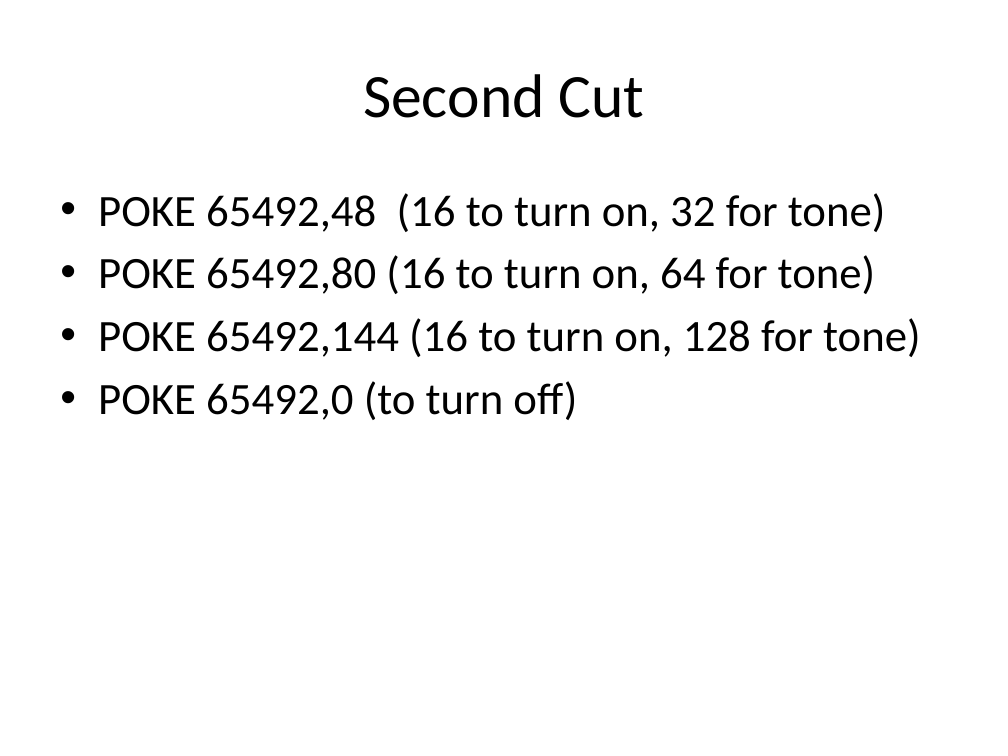
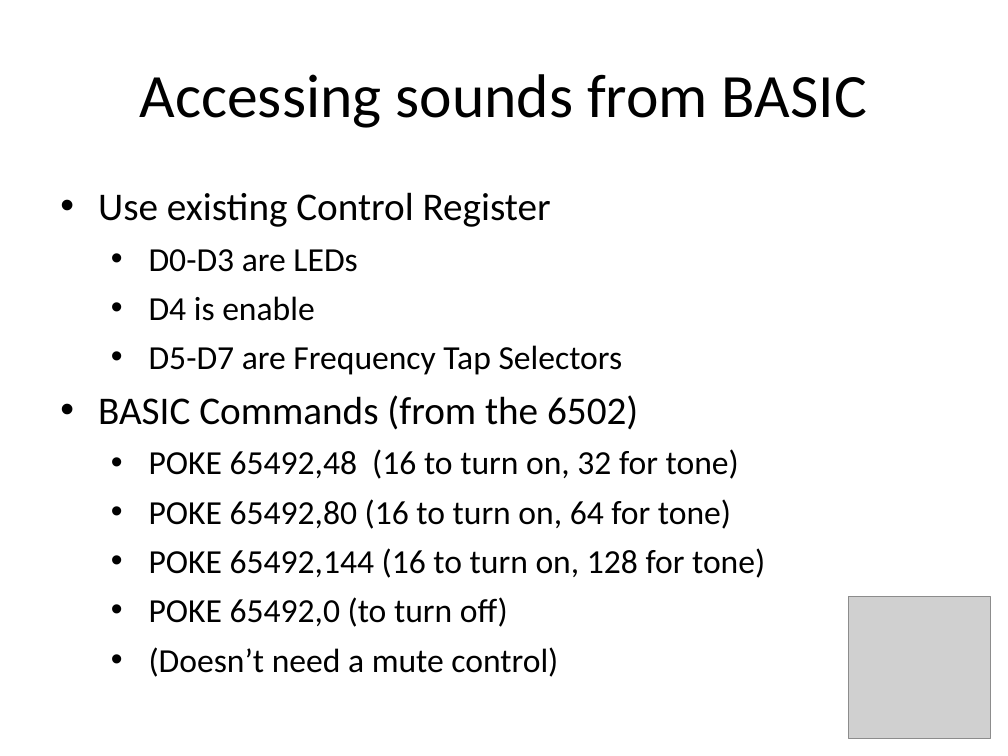
Before and after one commit to douggilliland/MultiComp, a slide deck: slide 21 of MultiComp (VHDL Template)/Components/SoundGen/Documentation/Sound Generator.pptx (slide 12 before the commit). Drawn at 1008x756 pixels with LibreOffice and Linux fonts; fonts in the diff are those of the drawing; grey boxes stand for pictures. Boxes give left, top, right and bottom in pixels: in the first picture for what was removed or moved away, otherwise in the second. Text is boxed around its words. In the diff, an @@ line names an element or a change of style, - is before the commit and + after.

```diff
--- a/MultiComp (VHDL Template)/Components/SoundGen/Documentation/Sound Generator.pptx
+++ b/MultiComp (VHDL Template)/Components/SoundGen/Documentation/Sound Generator.pptx
@@ text at [140,74,867,128]: text changed @@
-Second Cut
+Accessing sounds from BASIC
@@ text at [98,192,638,430]: paragraphs added @@
+• Use existing Control Register
+  • D0-D3 are LEDs
+  • D4 is enable
+  • D5-D7 are Frequency Tap Selectors
+• BASIC Commands (from the 6502)
@@ text at [149,449,765,627]: size 32 to 24 pt in "POKE 65492,48 (16 to turn on, 32 ...", "POKE 65492,80 (16 to turn on, 64 ...", "POKE 65492,144 (16 to turn on, 128 ...", "POKE 65492,0 (to turn off)"; list level 1 to 2 in "POKE 65492,48 (16 to turn ..."; list level 1 to 2 in "POKE 65492,80 (16 to turn ..."; list level 1 to 2 in "POKE 65492,144 (16 to turn ..."; list level 1 to 2 in "POKE 65492,0 (to turn off)" @@
@@ picture added at [849,597,991,739] @@
@@ text at [149,647,558,677]: paragraph added @@
+  • (Doesn’t need a mute control)
```
Also in this commit, not shown: 30 other slides changed, 27 slides added, 1 slide removed, 5 other files.
